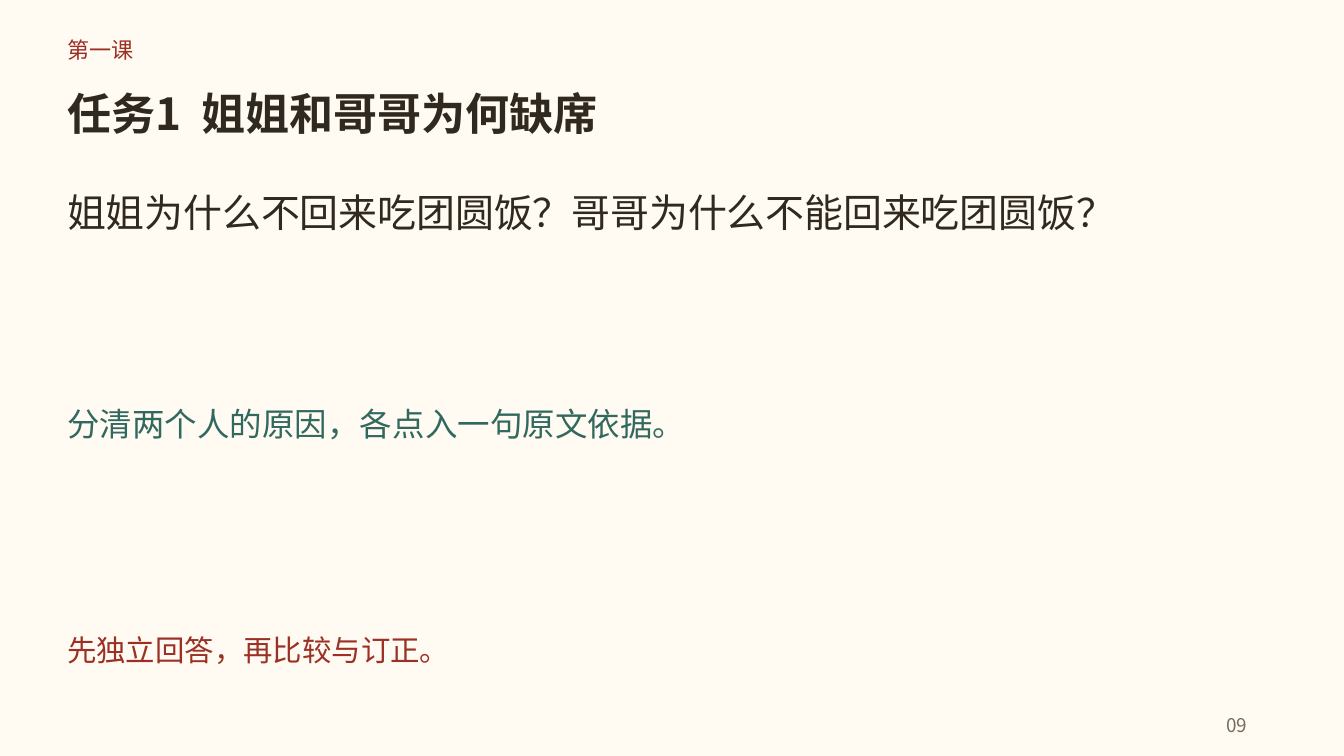
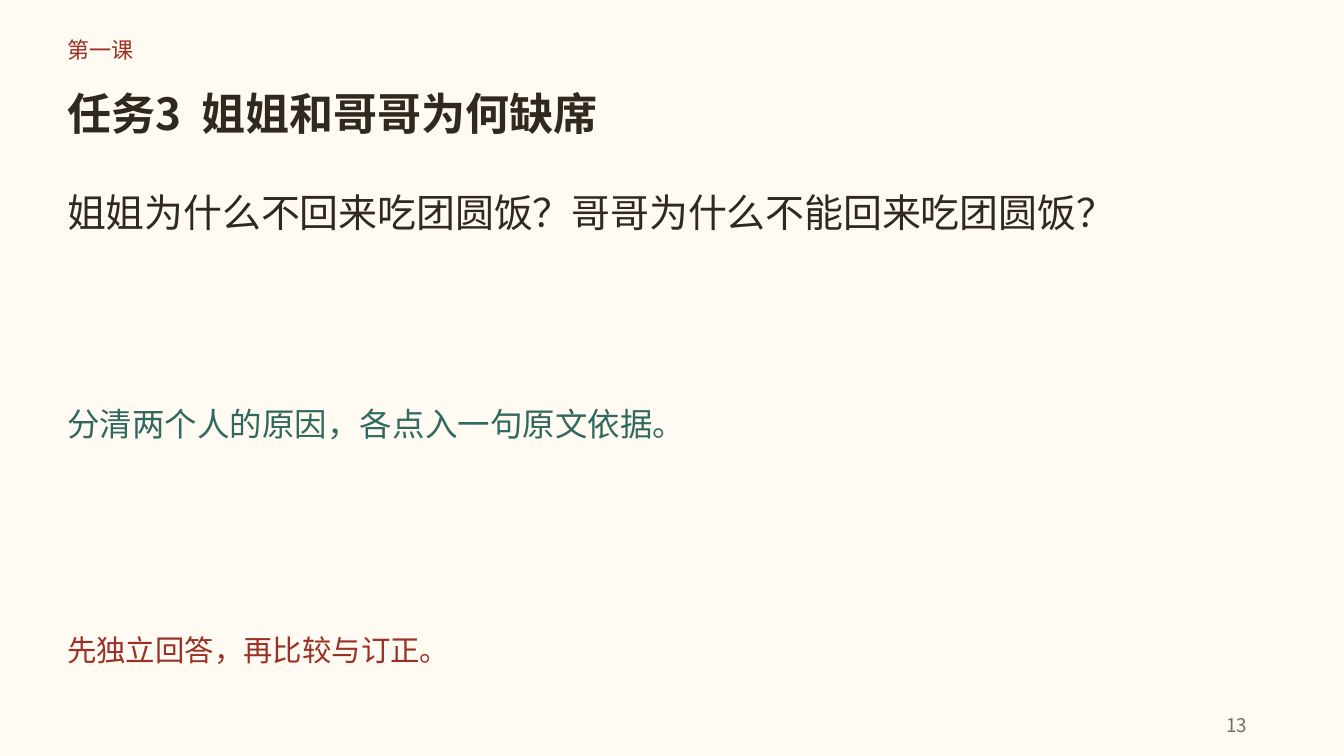
Before and after one commit to lf9675/huawentong-home, a slide deck: slide 13 of du/textbook/1hcl/unit2/tuanyuanfan/downloads/tuanyuanfan-teaching.pptx (slide 9 before the commit). Drawn at 1344x756 pixels with LibreOffice and Linux fonts; fonts in the diff are those of the drawing. Boxes give left, top, right and bottom in pixels: in the first picture for what was removed or moved away, otherwise in the second. Text is boxed around its words. In the diff, an @@ line names an element or a change of style, - is before the commit and + after.

```diff
--- a/du/textbook/1hcl/unit2/tuanyuanfan/downloads/tuanyuanfan-teaching.pptx
+++ b/du/textbook/1hcl/unit2/tuanyuanfan/downloads/tuanyuanfan-teaching.pptx
@@ text at (x1=67, y1=92, x2=597, y2=134): text changed @@
-任务1 姐姐和哥哥为何缺席
+任务3 姐姐和哥哥为何缺席
@@ text at (x1=1226, y1=718, x2=1247, y2=732): text changed @@
-09
+13
```
Also in this commit, not shown: 18 other slides changed, 5 slides added, 1 slide removed, 37 other files.
